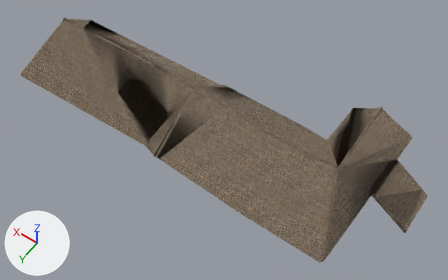
A saved change to the COLLADA model dae_zlamanec/krytiny.dae.
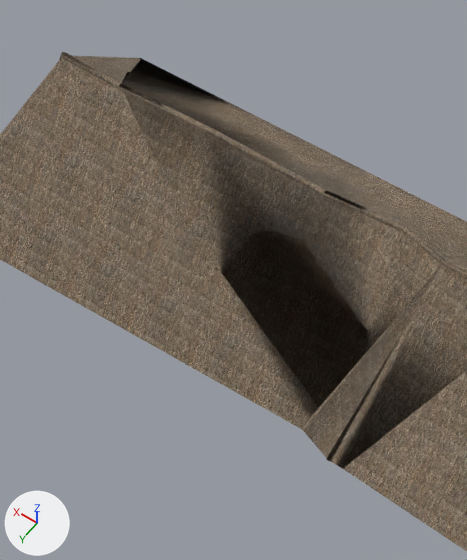
Each version appears first whole from a 50 mm lens placed at (-15.1, 20.1, 35.1), pointed at (-0.8, 0.2, 3.8), and next in a close-up on the part from 10% to 45% of the width and 0% to 68% of the height. The axes (+X, +Y, +Z) are drawn at lower left. The lights are the same throughout. Where no turn or scale is listed for an object, it has been applied to the vertices. Vertices at the same position are counted once.

In view in the first close-up: 'group_0', 'group_1'.
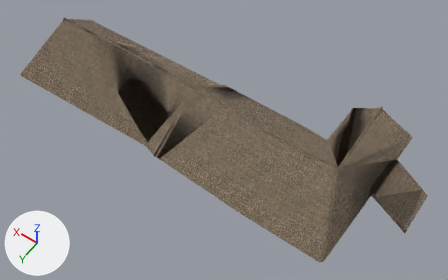
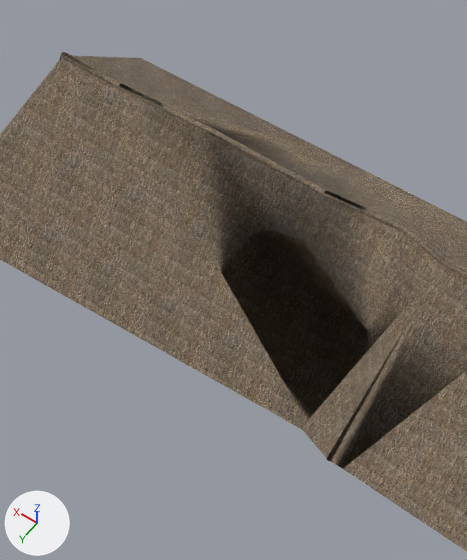
The change, as a list of edits to the scene's bpy script:
```text
Change me_group_0:
    used by ob_group_0; location = (-13.11, -6.46, 2.45)
    remove me_group_0.from_pydata(...)  # 479 vertices, 975 faces; spans x 0.0..27.2, y 0.0..11.0, z 0.0..5.4
    add me_group_0.from_pydata(...)  # 467 vertices, 946 faces; spans x 0.0..27.2, y 0.0..11.0, z 0.0..5.4
    me_group_0 part 1
    12 vertices are removed from x 2.9..26.1, y 1.8..10.5, z 1.6..5.3
    91 faces are deleted
    1 vertex moves within x 4.5, y 1.9, z 5.3
    14 new faces join them, mat_roofing_shingles_wood_0 (picture img_roofing_shingles_wood_0_jpg)
    43 new faces join them, mat_roofing_shingles_wood (picture img_roofing_shingles_wood_jpg)
    5 new faces join them, mat_color_c07 (brown #994c00)
    me_group_0 part 2: 7 kept faces spanning x 4.5..26.6, y 1.8..10.0, z 1.6..5.3 get new texture (UV) coordinates
```

Location of each change, (x1, y1, x2, y2) in pixels of the close-ups (467 x 560 px; the box of a moved part takes in the faces that stretch with it):
part 1 of me_group_0, moved or reshaped: before (0, 53, 420, 430); after (0, 53, 411, 430)
part 2 of me_group_0, surface changed: (122, 60, 139, 82) in both
